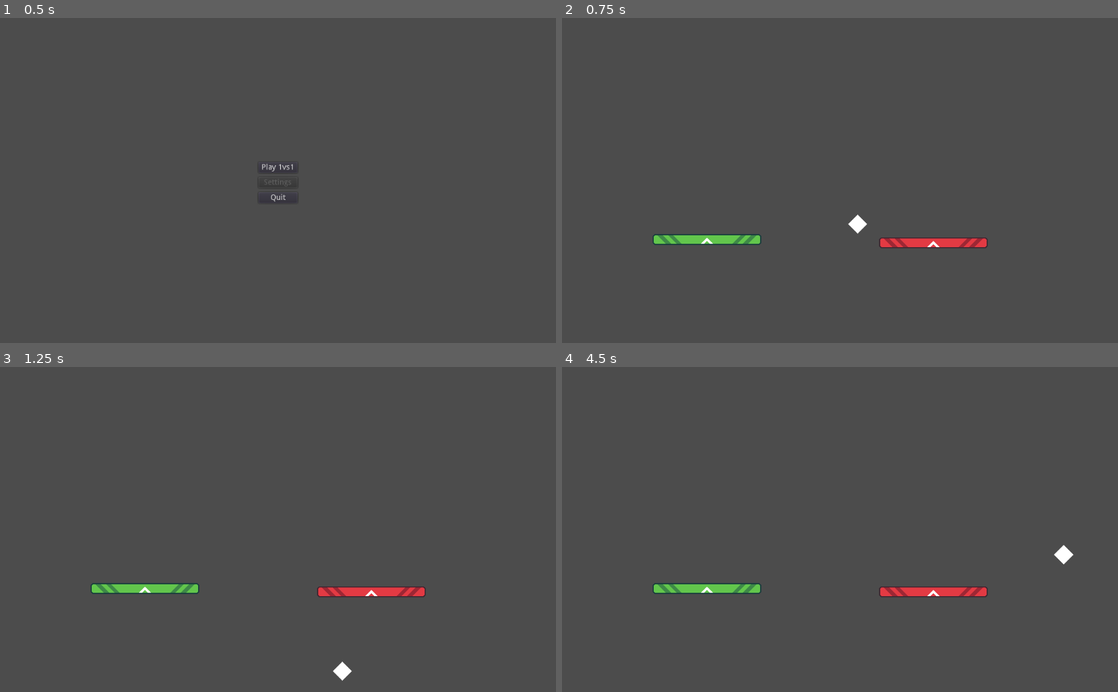
Above: before the commit, frames 1-4 (two rows, left to right).
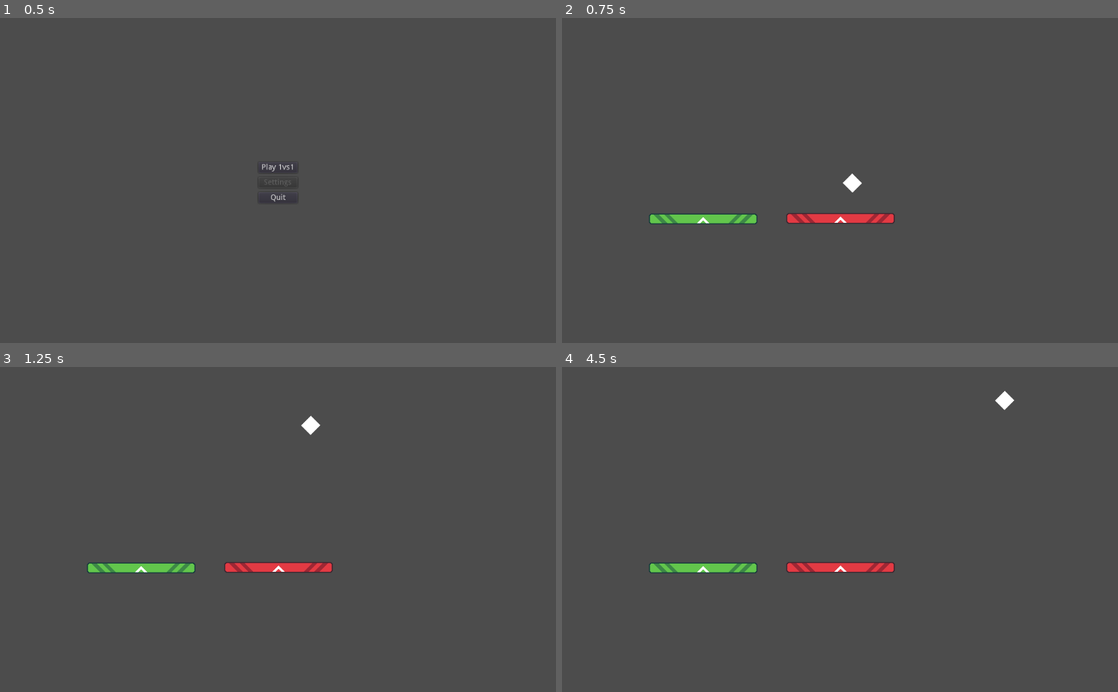
Above: after the commit, the same moments.

Repository: EvonoversGameJam/PongRaffoSinasio
Game: Godot game, scene res://scenes/Menu.tscn
The game is run twice, just before and just after one commit, with the same random seed, the same clock (stepped at 60 frames per second) and the same inputs.
Inputs:
- Up to frame 1 (0.5 s): no input
- Up to frame 2 (0.75 s): click "Play 1vs1" at 0.5 s
- Up to frame 3 (1.25 s): no input
- Up to frame 4 (4.5 s): no input

Frame 1 is identical in both runs. In frame 2, 2.7% of the frame differs, in the area x 15-77%, y 47-71%; in frame 3, 2.7%; in frame 4, 2.8%, in the area x 15-92%, y 7-71%.

Commit message:
Added second platform

Diff:
--- a/scenes/Game.tscn
+++ b/scenes/Game.tscn
@@ -10,7 +10,7 @@
 script = ExtResource( 3 )
 
 [node name="Platform" parent="." instance=ExtResource( 1 )]
-position = Vector2( 683, 415 )
+position = Vector2( 512, 370 )
 velocity = 400
 rotation_velocity = 120
 
@@ -19,7 +19,7 @@
 speed = 401
 
 [node name="Platform2" parent="." instance=ExtResource( 1 )]
-position = Vector2( 266, 409 )
+position = Vector2( 259, 371 )
 velocity = 400
 rotation_velocity = 120
 
